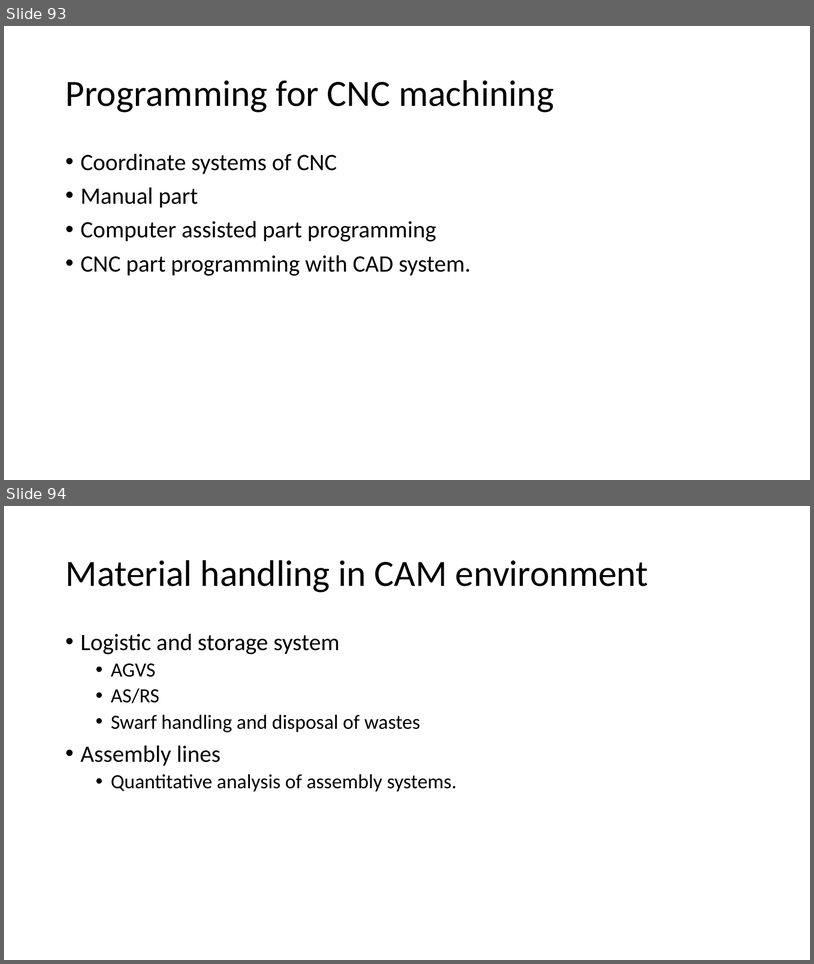
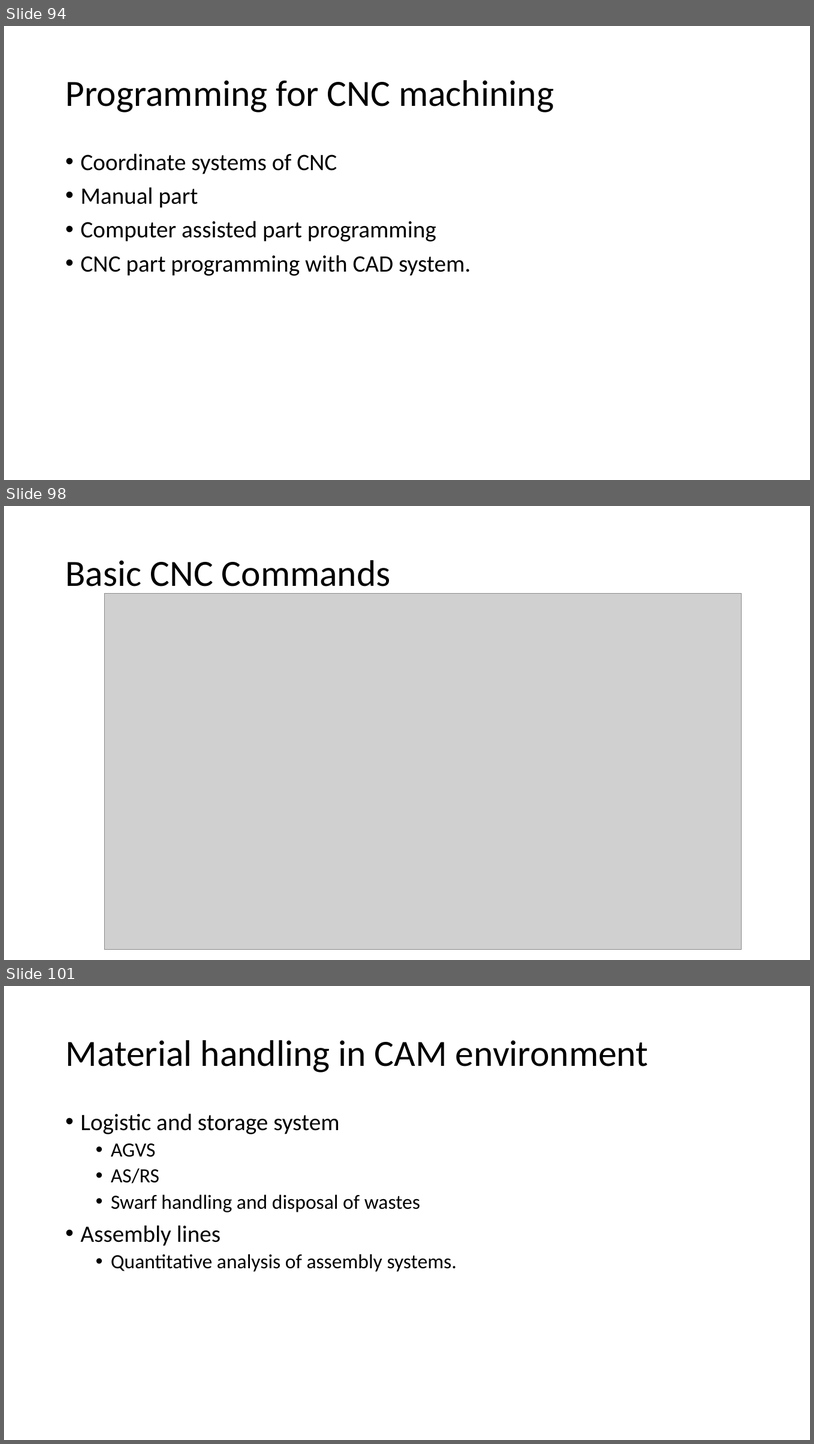
Before and after one commit to Jinny-Ching/cad_cam_course, a slide deck: CAD_CAM.pptx. Shown one above the other, each under a label of ours: slides 93 and 94 before the commit, slides 94, 98 and 101 after it; the slides between them are not shown. The pictures are 814x964 and 814x1444 pixels, drawn with LibreOffice and Linux fonts; fonts in the diff are those of the drawing; grey boxes stand for pictures. Boxes give left, top, right and bottom in pixels: in the first picture for what was removed or moved away, otherwise in the second. Text is boxed around its words. In the diff, an @@ line names an element or a change of style, - is before the commit and + after.

```diff
--- a/CAD_CAM.pptx
+++ b/CAD_CAM.pptx
@@ slide 98 added at <box>4,506,810,960</box>, background #FFFFFF @@
@@ title added at <box>65,560,391,595</box>, 44 pt, text #000000 @@
+Basic CNC Commands
@@ picture added at <box>105,593,743,949</box> @@
@@ what was slide 93 is now slide 94 @@
@@ what was slide 94 is now slide 101 @@
```
Also in this commit, not shown: 6 slides changed, 6 other slides added.
